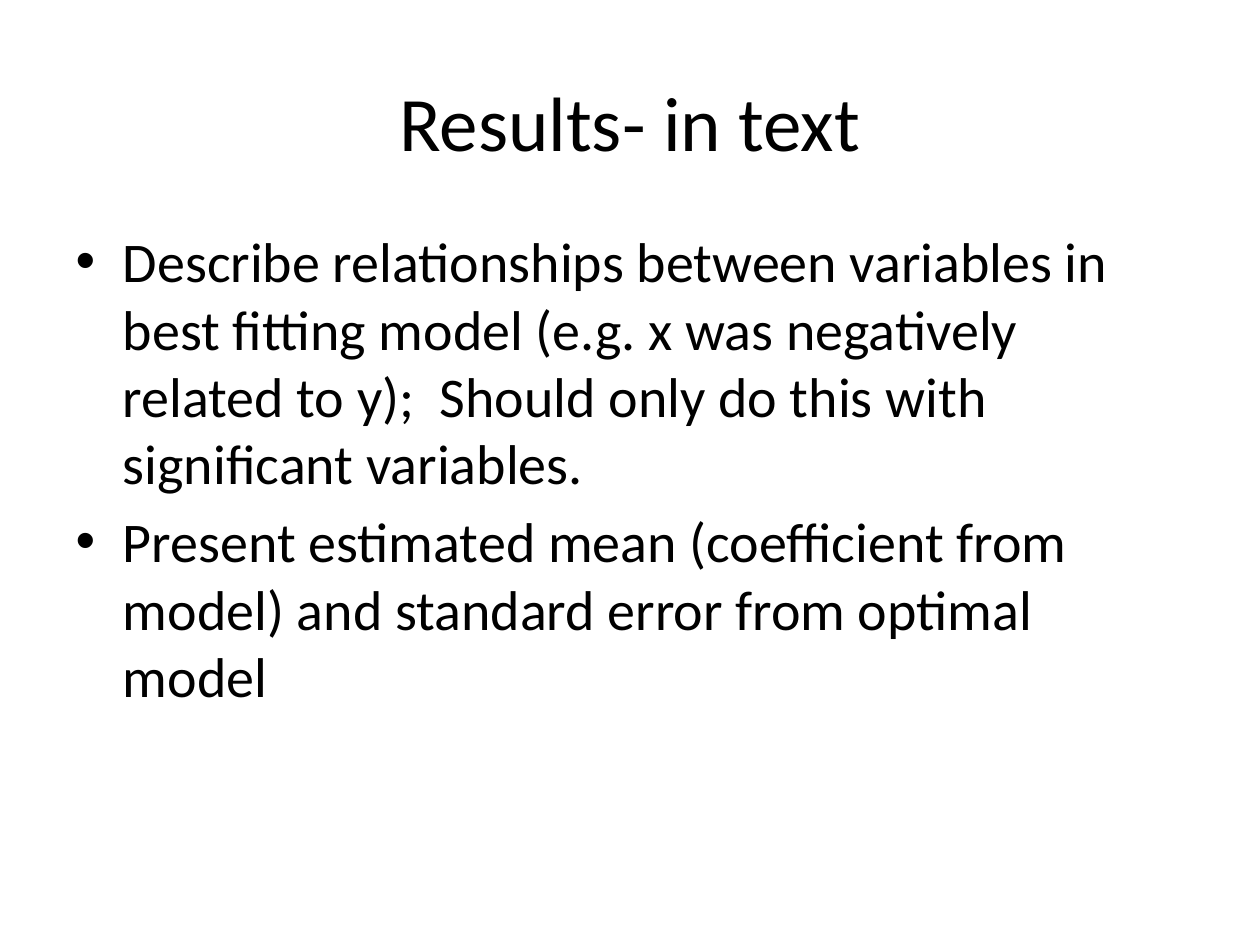
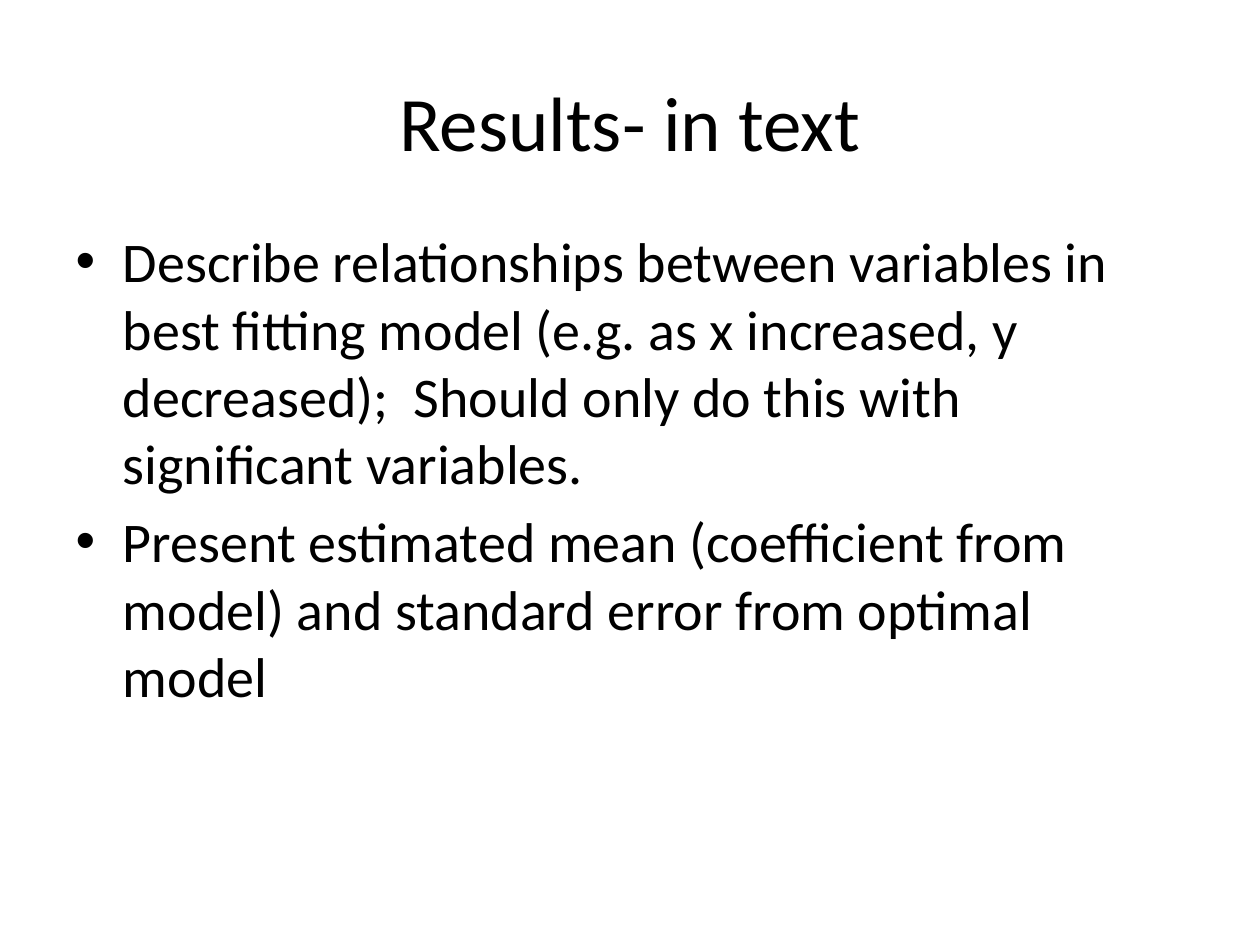
Before and after one commit to EEOB590A-Fall-2019/Course-Materials, a slide deck: slide 9 of 8. Writing a manuscript/what to include in a paper.pptx (slide 8 before the commit). Drawn at 1260x945 pixels with LibreOffice and Linux fonts; fonts in the diff are those of the drawing. Boxes give left, top, right and bottom in pixels: in the first picture for what was removed or moved away, otherwise in the second. Text is boxed around its words. In the diff, an @@ line names an element or a change of style, - is before the commit and + after.

```diff
--- a/8. Writing a manuscript/what to include in a paper.pptx
+++ b/8. Writing a manuscript/what to include in a paper.pptx
@@ text at bbox=[123, 243, 1107, 494]: text changed @@
-• Describe relationships between variables in best fitting model (e.g. x was negatively related to y); Should only do this with significant variables.
+• Describe relationships between variables in best fitting model (e.g. as x increased, y decreased); Should only do this with significant variables.
```
Also in this commit, not shown: 6 other slides changed, 1 slide added.
